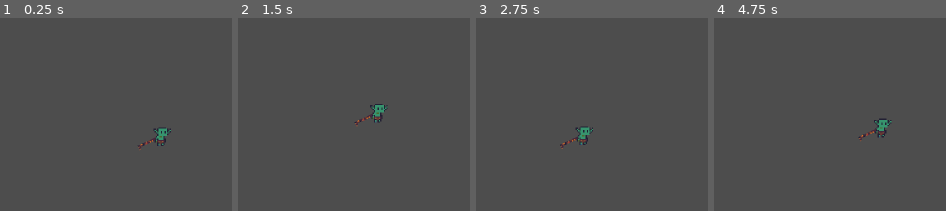
Above: before the commit, frames 1-4 (left to right).
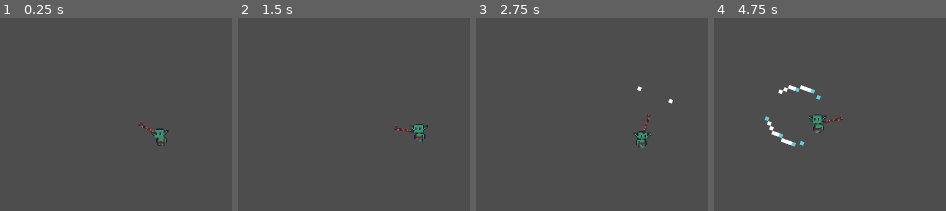
Above: after the commit, the same moments.

Repository: futurediffusion/nuclear-sand-box
Game: Godot game, scene res://scenes/player.tscn
Same seed, same stepped clock (60 frames per second), same inputs: the game is played once before the commit and once after it. The project has no main scene, so this scene is started directly. Sound files missing from this copy of the repository are replaced by a short silence.
Inputs (mouse positions are in pixels of both pictures, inside the frame that each line leads up to):
- Up to frame 1 (0.25 s): no input
- Up to frame 2 (1.5 s): tap Enter at 0.5 s; move the mouse to (outside the picture) at 0.52 s; hold Right (move_right) 0.53-1.28 s; click (outside the picture) at 0.6 s; right-click (outside the picture) at 0.8 s; move the mouse to (outside the picture) at 1.27 s; hold Down (move_down) from 1.28 s (still down); right-click (outside the picture) at 1.35 s
- Up to frame 3 (2.75 s): click (outside the picture) at 1.55 s; move the mouse to (outside the picture) at 2.02 s; release Down (move_down) at 2.03 s; hold Right (move_right) from 2.03 s (still down); click (outside the picture) at 2.1 s; right-click (outside the picture) at 2.3 s
- Up to frame 4 (4.75 s): move the mouse to (797, 205) at 2.77 s; release Right (move_right) at 2.78 s; hold Up (move_up) 2.78-3.53 s; right-click (797, 205) at 2.85 s; click (797, 205) at 3.05 s; move the mouse to (outside the picture) at 3.52 s; hold Left (move_left) from 3.53 s (still down); tap 1 at 3.6 s; right-click (outside the picture) at 3.8 s; move the mouse to (outside the picture) at 4.27 s; tap 2 at 4.35 s; click (outside the picture) at 4.55 s

The runs differ from the first frame. In frame 1, 0.5% of the frame differs, in the area x 59-74%, y 53-69%; in frame 2, 1.0%; in frame 3, 1.1%; in frame 4, 1.8%, in the area x 21-77%, y 34-67%.
Error before the commit: Parse Error: Cannot infer the type of "cost" variable because the value doesn't have a set type. (res://scripts/gameplay/player.gd:456)

Commit message:
Sistema de bloqueo con cono + ajuste stamina

Diff:
--- a/project.godot
+++ b/project.godot
@@ -58,6 +58,11 @@
 "events": [Object(InputEventMouseButton,"resource_local_to_scene":false,"resource_name":"","device":-1,"window_id":0,"a …(253 unchanged characters)…
 ]
 }
+block={
+"deadzone": 0.2,
+"events": [Object(InputEventMouseButton,"resource_local_to_scene":false,"resource_name":"","device":-1,"window_id":0,"alt_pressed":false,"shift_pressed":false,"ctrl_pressed":false,"meta_pressed":false,"button_mask":0,"position":Vector2(0, 0),"global_position":Vector2(0, 0),"factor":1.0,"button_index":2,"canceled":false,"pressed":false,"double_click":false,"script":null)
+]
+}
 
 [layer_names]
 
--- a/scenes/main.tscn
+++ b/scenes/main.tscn
@@ -30,31 +30,31 @@
 
 [node name="Player" parent="." instance=ExtResource("1_o5qli")]
 position = Vector2(126.8, 77.2)
-max_speed = null
-acceleration = null
-friction = null
-turn_speed = null
-max_hp = null
+max_speed = 300.0
+acceleration = 1200.0
+friction = 1800.0
+turn_speed = 2000.0
+max_hp = 3
 attack_push_speed = 90.0
 attack_push_time = 0.05
-attack_push_deadzone = null
-knockback_friction = null
-hurt_time = null
-weapon_follow_speed = null
-attack_snap_speed = null
-attack_duration = null
-facing_deadzone_px = null
-angle_offset_left = null
-angle_offset_right = null
-slash_visual_offset_deg = null
-blood_hit_amount = null
-blood_death_amount = null
-splat_lifetime = null
-droplet_count_hit = null
-droplet_count_death = null
-droplet_speed_min = null
-droplet_speed_max = null
-droplet_spread_deg = null
+attack_push_deadzone = 15.0
+knockback_friction = 2200.0
+hurt_time = 0.15
+weapon_follow_speed = 25.0
+attack_snap_speed = 50.0
+attack_duration = 0.3
+facing_deadzone_px = 2.0
+angle_offset_left = -150.0
+angle_offset_right = 150.0
+slash_visual_offset_deg = 0.0
+blood_hit_amount = 12
+blood_death_amount = 40
+splat_lifetime = 60.0
+droplet_count_hit = 6
+droplet_count_death = 14
+droplet_speed_min = 80.0
+droplet_speed_max = 140.0
+droplet_spread_deg = 70.0
 
 [node name="MouseCursor" parent="." instance=ExtResource("2_0wfyh")]
 scale = Vector2(1.5, 1.5)
@@ -65,6 +65,8 @@
 [node name="EnemySpawner" parent="." instance=ExtResource("4_jyhfs")]
 position = Vector2(136, 13.6)
 scale = Vector2(320.873, -555.618)
+spawn_interval = 0.9
+max_enemies = 10
 
 [node name="UI" type="CanvasLayer" parent="."]
 process_mode = 2
@@ -152,3 +154,9 @@
 [node name="QUIT" type="Button" parent="UI/GameOverPanel/VBoxContainer"]
 layout_mode = 2
 text = "QUIT"
+
+[node name="EnemySpawner2" parent="." instance=ExtResource("4_jyhfs")]
+position = Vector2(43777.7, -7544.99)
+scale = Vector2(102959, 308711)
+spawn_interval = 0.9
+max_enemies = 10
--- a/scenes/player.tscn
+++ b/scenes/player.tscn
@@ -146,34 +146,11 @@
 
 [node name="Player" type="CharacterBody2D"]
 script = ExtResource("1_qhqgy")
-max_speed = null
-acceleration = null
-friction = null
-turn_speed = null
-max_hp = null
-attack_push_speed = null
-attack_push_time = null
-attack_push_deadzone = null
-knockback_friction = null
-hurt_time = null
-weapon_follow_speed = null
-attack_snap_speed = null
-attack_duration = null
-facing_deadzone_px = null
-angle_offset_left = null
-angle_offset_right = null
 slash_scene = ExtResource("2_qlg0r")
-slash_visual_offset_deg = null
 blood_scene = ExtResource("3_ur7pv")
-blood_hit_amount = null
-blood_death_amount = null
 droplet_scene = ExtResource("4_y4r1p")
-splat_lifetime = null
-droplet_count_hit = null
-droplet_count_death = null
 droplet_speed_min = 60.0
 droplet_speed_max = 120.0
-droplet_spread_deg = null
 
 [node name="HealthComponent" type="Node" parent="."]
 script = ExtResource("7_healthc")
--- a/scripts/components/StaminaComponent.gd
+++ b/scripts/components/StaminaComponent.gd
@@ -1,11 +1,14 @@
+class_name StaminaComponent
 extends Node
+
+
 
 signal stamina_changed(current_stamina: float, max_stamina: float)
 
 @export var max_stamina: float = 100.0
 @export var current_stamina: float = 100.0
 @export var stamina_cost_attack: float = 10.0
-@export var stamina_regen_rate: float = 100.0 / 15.0
+@export var stamina_regen_rate: float = 100.0 / 8.0
 
 func _ready() -> void:
 	current_stamina = clampf(current_stamina, 0.0, max_stamina)
--- a/scripts/gameplay/player.gd
+++ b/scripts/gameplay/player.gd
@@ -2,7 +2,7 @@
 extends CharacterBody2D
 
 const HealthComponentScript = preload("res://scripts/components/HealthComponent.gd")
-const StaminaComponentScript = preload("res://scripts/components/StaminaComponent.gd")
+@onready var stamina_component: StaminaComponent = get_node_or_null("StaminaComponent") as StaminaComponent
 const InventoryComponentScript = preload("res://scripts/components/InventoryComponent.gd")
 
 # =============================================================================
@@ -47,6 +47,7 @@
 @export_group("Slash")
 @export var slash_scene: PackedScene
 @export var slash_visual_offset_deg: float = 0.0  # Por si el sprite del slash está rotado
+@export var block_guard_margin_deg: float = 10.0 # extra de tolerancia
 
 # =============================================================================
 # NODOS
@@ -56,7 +57,6 @@
 @onready var weapon_sprite: Sprite2D = $WeaponPivot/WeaponSprite
 @onready var slash_spawn: Marker2D = $WeaponPivot/SlashSpawn
 @onready var health_component: Node = get_node_or_null("HealthComponent")
-@onready var stamina_component: Node = get_node_or_null("StaminaComponent")
 @onready var inventory: Node = get_node_or_null("InventoryComponent")
 
 #____________________
@@ -81,6 +81,8 @@
 @export var droplet_spread_deg: float = 70.0
 
 
+
+
 # =============================================================================
 # ESTADO
 # =============================================================================
@@ -112,6 +114,9 @@
 @export var block_hit_stamina_cost: float = 0.10 # 10% de max_stamina al recibir golpe bloqueando
 
 signal stamina_changed(stamina: float, max_stamina: float)
+@export var block_wiggle_deg: float = 60.0     # amplitud del bamboleo
+@export var block_wiggle_hz: float = 6.0       # cuántas veces por segundo
+var block_wiggle_t: float = 0.0
 
 
 # =============================================================================
@@ -174,15 +179,15 @@
 
 func _setup_stamina_component() -> void:
 	if stamina_component == null:
-		stamina_component = StaminaComponentScript.new()
+		stamina_component = StaminaComponent.new()
 		stamina_component.name = "StaminaComponent"
 		add_child(stamina_component)
 
 	if stamina_component != null:
 		if stamina_component.has_signal("stamina_changed") and not stamina_component.stamina_changed.is_connected(_on_stamina_changed):
 			stamina_component.stamina_changed.connect(_on_stamina_changed)
-		if stamina_component.has_method("get_current_stamina") and stamina_component.has_method("get_max_stamina"):
-			stamina_changed.emit(stamina_component.get_current_stamina(), stamina_component.get_max_stamina())
+
+		stamina_changed.emit(stamina_component.current_stamina, stamina_component.max_stamina)
 
 
 func _setup_inventory_component() -> void:
@@ -242,9 +247,11 @@
 	_update_facing_from_mouse()
 	_update_mouse_angle()
 
+	# --- ROTACIÓN DEL ARMA ---
 	if attacking:
 		_snap_to_attack_angle(delta)
 	elif blocking:
+		_update_block_wiggle(delta) # block_angle = mouse_angle + wiggle
 		weapon_pivot.rotation = lerp_angle(
 			weapon_pivot.rotation,
 			block_angle,
@@ -257,8 +264,6 @@
 	_process_attack(delta)
 	_update_animation()
 
-
-
 	# Empujón corto del ataque (solo dura attack_push_time)
 	if attack_push_t > 0.0:
 		attack_push_t -= delta
@@ -266,7 +271,7 @@
 
 	# --- Drain de stamina por bloqueo activo ---
 	if blocking and stamina_component != null:
-		var drained := block_stamina_drain * delta
+		var drained := (block_stamina_drain * 2.0) * delta
 		stamina_component.current_stamina = maxf(stamina_component.current_stamina - drained, 0.0)
 		stamina_component.stamina_changed.emit(stamina_component.current_stamina, stamina_component.max_stamina)
 		if stamina_component.current_stamina <= 0.0:
@@ -327,10 +332,42 @@
 	)
 
 func _calculate_block_angle() -> float:
-	if last_hit_from == Vector2.ZERO:
-		return mouse_angle + deg_to_rad(90.0)
-	var dir_from_attacker := (global_position - last_hit_from).normalized()
-	return dir_from_attacker.angle() + deg_to_rad(90.0)
+	# Bloqueo centrado en donde apunta el mouse (igual que cuando no bloqueas)
+	return mouse_angle
+
+func _is_hit_blocked(from_pos: Vector2) -> bool:
+	# Si no nos dan posición del atacante, no podemos decidir: no bloquear
+	if from_pos == Vector2.INF:
+		return false
+
+	# Dirección desde el player hacia el atacante
+	var to_attacker := (from_pos - global_position)
+	if to_attacker.length() < 0.001:
+		return true
+
+	to_attacker = to_attacker.normalized()
+
+	# Dirección hacia donde apunta el bloqueo (mouse)
+	var block_dir := Vector2.RIGHT.rotated(mouse_angle)
+
+	# Ángulo entre ambos (0 = enfrente, PI = detrás)
+	var dot := clampf(block_dir.dot(to_attacker), -1.0, 1.0)
+	var ang := acos(dot)
+
+	# Cobertura: wiggle_deg + margen, pero en radianes
+	var half_cone := deg_to_rad(block_wiggle_deg + block_guard_margin_deg)
+
+	# Si el atacante está dentro del cono frontal, bloquea
+	return ang <= half_cone
+
+func _update_block_wiggle(delta: float) -> void:
+	var base := mouse_angle
+
+	block_wiggle_t += delta
+
+	var wiggle_rad := deg_to_rad(block_wiggle_deg) * sin(block_wiggle_t * TAU * block_wiggle_hz)
+
+	block_angle = base + wiggle_rad
 
 # =============================================================================
 # SNAP RÁPIDO AL ÁNGULO DE ATAQUE
@@ -350,8 +387,7 @@
 	if Input.is_action_just_pressed("block"):
 		if stamina_component != null and stamina_component.current_stamina > 0.0:
 			blocking = true
-			block_angle = _calculate_block_angle()
-			print("[BLOCK] activado angulo=", rad_to_deg(block_angle))
+			block_wiggle_t = 0.0
 
 	if Input.is_action_just_released("block"):
 		if blocking:
@@ -451,21 +487,24 @@
 # RECIBIR DAÑO
 # =============================================================================
 func take_damage(dmg: int, from_pos: Vector2 = Vector2.INF) -> void:
-	# --- Si está bloqueando, absorber con stamina en vez de HP ---
-	if blocking and stamina_component != null:
+	# --- BLOQUEO: solo si el golpe entra en el cono ---
+	if blocking and stamina_component != null and _is_hit_blocked(from_pos):
 		var cost := stamina_component.max_stamina * block_hit_stamina_cost
 		stamina_component.current_stamina = maxf(stamina_component.current_stamina - cost, 0.0)
 		stamina_component.stamina_changed.emit(stamina_component.current_stamina, stamina_component.max_stamina)
-		print("[BLOCK] golpe absorbido, stamina restante=", stamina_component.current_stamina)
+		print("[BLOCK] golpe bloqueado. stamina restante=", stamina_component.current_stamina)
+
 		if stamina_component.current_stamina <= 0.0:
 			blocking = false
 			print("[BLOCK] roto por golpe sin stamina")
-		# Aun así guardar de dónde vino para actualizar el ángulo de bloqueo
-		if from_pos != Vector2.INF:
-			last_hit_from = from_pos
-			block_angle = _calculate_block_angle()
-		return  # <- no baja HP, termina aquí
-
+		return # <- no baja HP, termina aquí
+
+	# Si estabas bloqueando pero el golpe viene fuera del cono, entra daño normal
+	# (Opcional: log para debug)
+	if blocking and from_pos != Vector2.INF and not _is_hit_blocked(from_pos):
+		print("[BLOCK] fallo: golpe fuera del cono")
+
+	# --- DAÑO NORMAL ---
 	if health_component != null and health_component.has_method("take_damage"):
 		health_component.take_damage(dmg)
 		hp = health_component.hp
Not shown, added: scripts/components/InventoryComponent.gd.uid
Not shown, added: scripts/resources/WorldData.gd.uid
